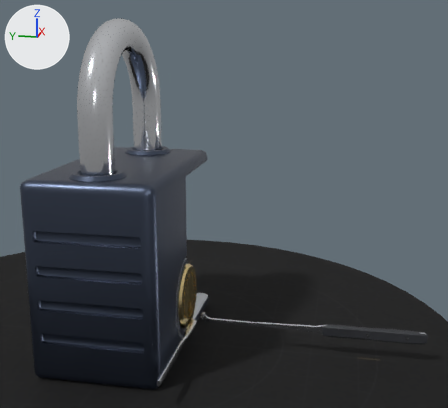
An edit to the glTF model app/src/main/assets/models/cutaway_padlock.glb, drawn before and after from the same camera.
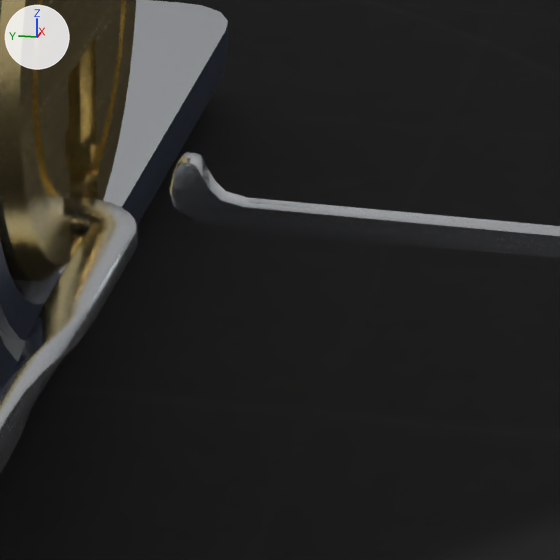
The first picture shows the older version from a 50 mm lens placed at (-1.229, -0.457, 0.518), pointed at (-0.036, -0.219, 0.219). The close-ups show the older and then the newer version on the part from 40% to 56% of the width and 72% to 89% of the height of that picture. Only the edits that show in the close-ups are written down. The lights are fixed; the arrows at upper left show +X, +Y and +Z. Where no turn or scale is listed for an object, it has been applied to the vertices.

Before the edit, the objects in view are built like this:
```python
me_body_cutaway = bpy.data.meshes.new('Body_Cutaway')
me_body_cutaway.from_pydata(...)  # 1632 vertices, 3237 faces; spans x -0.22..0.22, y -0.13..0.13, z -0.11..0.298
# faces by material slot: [1708, 249, 1280]
me_body_cutaway.materials.append(mat_anodized_aluminum)
me_body_cutaway.materials.append(mat_milled_aluminum)
me_body_cutaway.materials.append(mat_bible_cap_brass)
me_core_plug = bpy.data.meshes.new('Core_Plug')
me_core_plug.from_pydata(...)  # 710 vertices, 1424 faces; spans x -0.07..0.07, y -0.135..0.125, z -0.07..0.07
me_core_plug.materials.append(mat_brushed_brass)
me_tensionwrench = bpy.data.meshes.new('TensionWrench')
me_tensionwrench.from_pydata(...)  # 152 vertices, 300 faces; spans x -0.27..0.007, y -0.018..0.06, z -0.007..0.007
me_tensionwrench.materials.append(mat_tool_steel)
ob_body_cutaway = bpy.data.objects.new('Body_Cutaway', me_body_cutaway)
ob_body_cutaway.location = (0.0, 0.0, 0.0)
ob_core_plug = bpy.data.objects.new('Core_Plug', me_core_plug)
ob_core_plug.location = (0.0, 0.0, 0.0)
ob_tensionwrench = bpy.data.objects.new('TensionWrench', me_tensionwrench)
ob_tensionwrench.location = (0.0, -0.135, -0.057)
# also in view: 'Bench' at (0.0, 0.0, -0.123); 'HookPick' at (0.0, -0.398, -0.051)
```
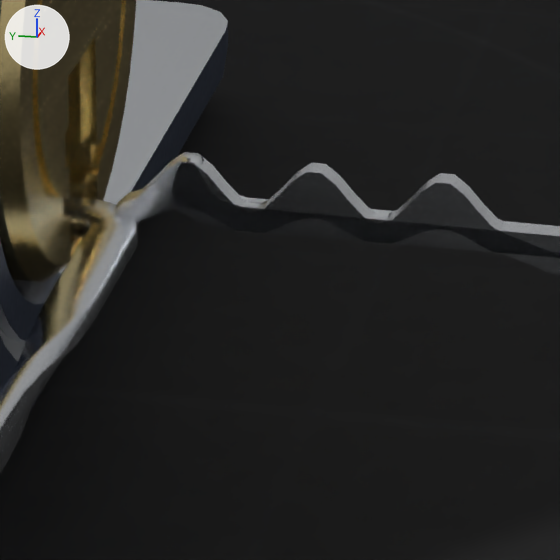
Edits to the scene script, one JSON object a line:
```json
{"op": "add", "block": "me_rakepick", "code": ["me_rakepick = bpy.data.meshes.new('RakePick')", "me_rakepick.from_pydata(...)  # 314 vertices, 612 faces; spans x -0.008..0.008, y -0.47..0.021, z -0.034..0.0", "# faces by material slot: [360, 252]", "me_rakepick.materials.append(mat_tool_steel)", "me_rakepick.materials.append(mat_tool_grip)"]}
{"op": "add", "block": "ob_rakepick", "code": ["ob_rakepick = bpy.data.objects.new('RakePick', me_rakepick)", "ob_rakepick.location = (0.0, -0.165, -0.036)"]}
```

Where the change shows, as pixel boxes (x1, y1, x2, y2) in the close-ups (560 x 560 px):
```json
{"object": "RakePick", "change": "added", "after": [113, 152, 560, 274]}
```
